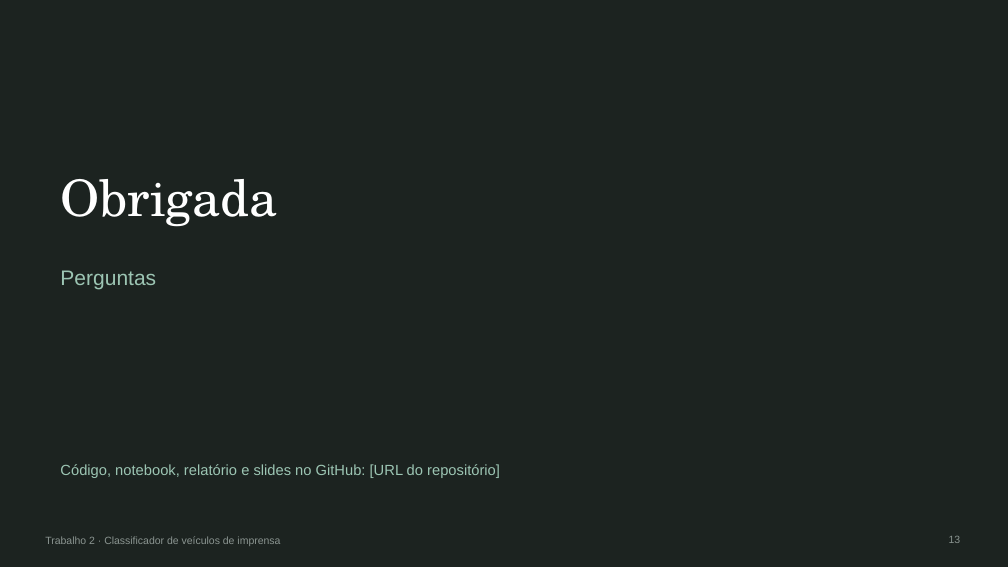
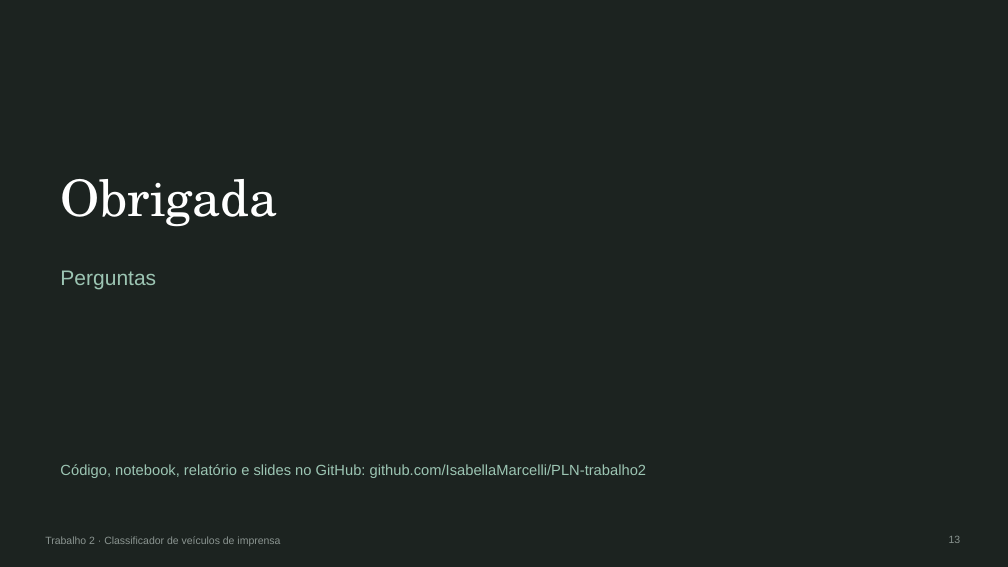
Before and after one commit to IsabellaMarcelli/PLN-trabalho2, a slide deck: slide 13 of docs/Slides_Trabalho2.pptx. Drawn at 1008x567 pixels with LibreOffice and Linux fonts; fonts in the diff are those of the drawing. Boxes give left, top, right and bottom in pixels: in the first picture for what was removed or moved away, otherwise in the second. Text is boxed around its words. In the diff, an @@ line names an element or a change of style, - is before the commit and + after.

```diff
--- a/docs/Slides_Trabalho2.pptx
+++ b/docs/Slides_Trabalho2.pptx
@@ text at bbox=[60, 464, 646, 478]: text changed @@
-Código, notebook, relatório e slides no GitHub: [URL do repositório]
+Código, notebook, relatório e slides no GitHub: github.com/IsabellaMarcelli/PLN-trabalho2
```
Also in this commit, not shown: 1 other slide changed, 1 other file.
